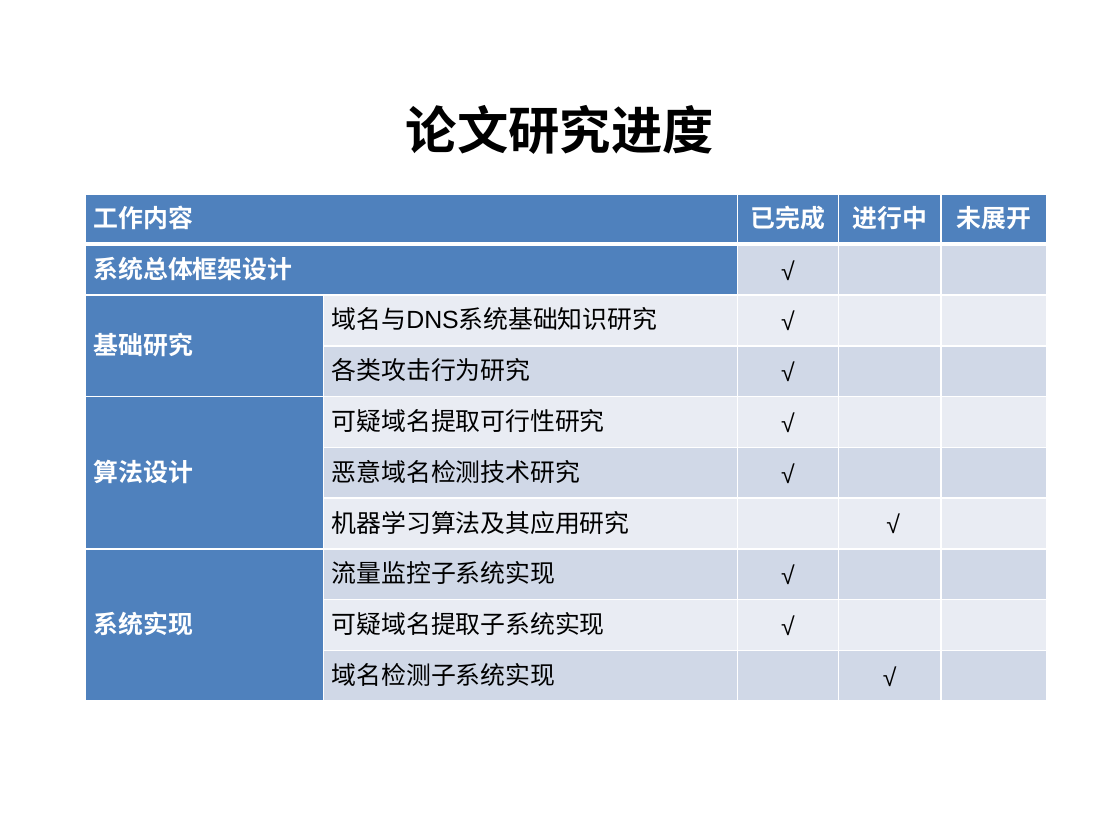
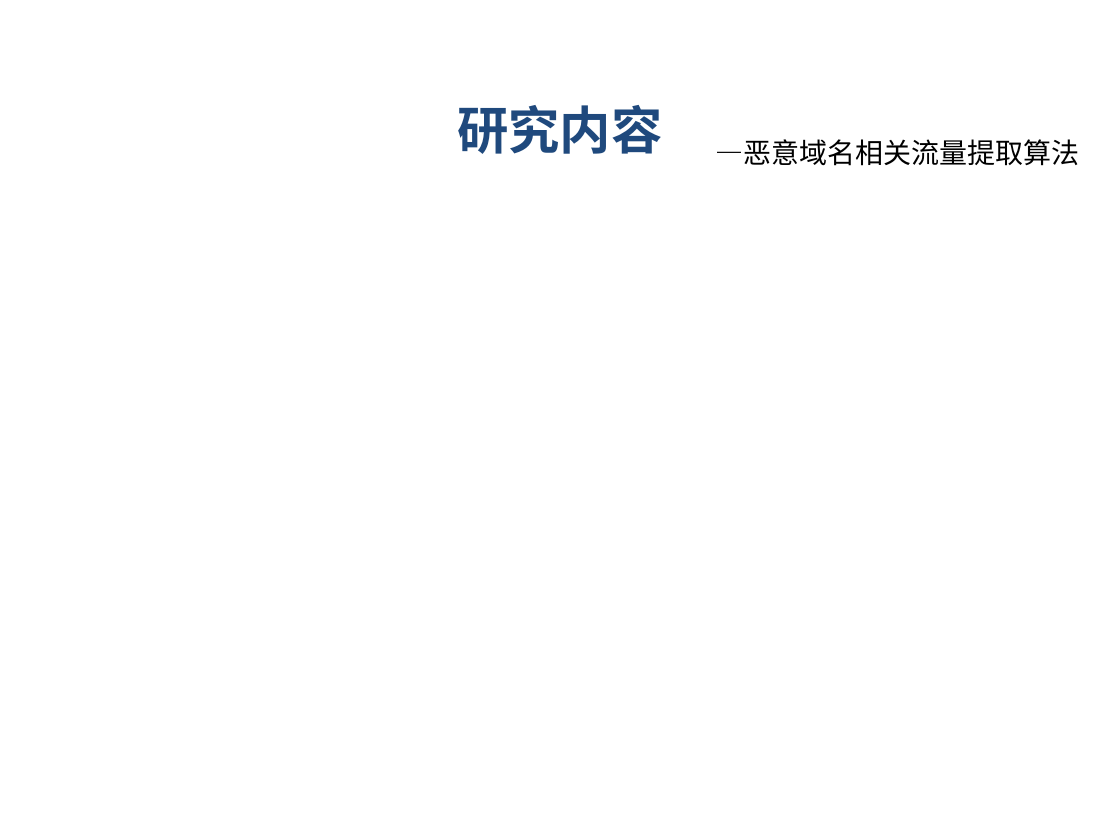
Before and after one commit to pDeathlok/GraduationDesign, a slide deck: slide 27 of 毕业设计_word/最终/恶意域名检测技术研究_答辩.pptx (slide 11 before the commit). Drawn at 1120x840 pixels with LibreOffice and Linux fonts; fonts in the diff are those of the drawing; grey boxes stand for pictures; background and template pictures are left out. Boxes give left, top, right and bottom in pixels: in the first picture for what was removed or moved away, otherwise in the second. Text is boxed around its words. In the diff, an @@ line names an element or a change of style, - is before the commit and + after.

```diff
--- a/毕业设计_word/最终/恶意域名检测技术研究_答辩.pptx
+++ b/毕业设计_word/最终/恶意域名检测技术研究_答辩.pptx
@@ title at [457, 105, 662, 154]: text changed; text colour #000000 to #1F497D @@
-论文研究进度
+研究内容
@@ text added at [715, 139, 1079, 166], 18 pt, text #000000 @@
+—恶意域名相关流量提取算法
@@ table removed at [85, 194, 1047, 701], 10 rows, 5 columns @@
-工作内容 |  | 已完成 | 进行中 | 未展开
-系统总体框架设计 |  | √ |  | 
-基础研究 | 域名与DNS系统基础知识研究 | √ |  | 
- | 各类攻击行为研究 | √ |  | 
-算法设计 | 可疑域名提取可行性研究 | √ |  | 
- | 恶意域名检测技术研究 | √ |  | 
- | 机器学习算法及其应用研究 |  | √ | 
-系统实现 | 流量监控子系统实现 | √ |  | 
- | 可疑域名提取子系统实现 | √ |  | 
- | 域名检测子系统实现 |  | √ | 
```
Also in this commit, not shown: 4 other slides changed, 38 slides added, 15 slides removed, 3 other files.
